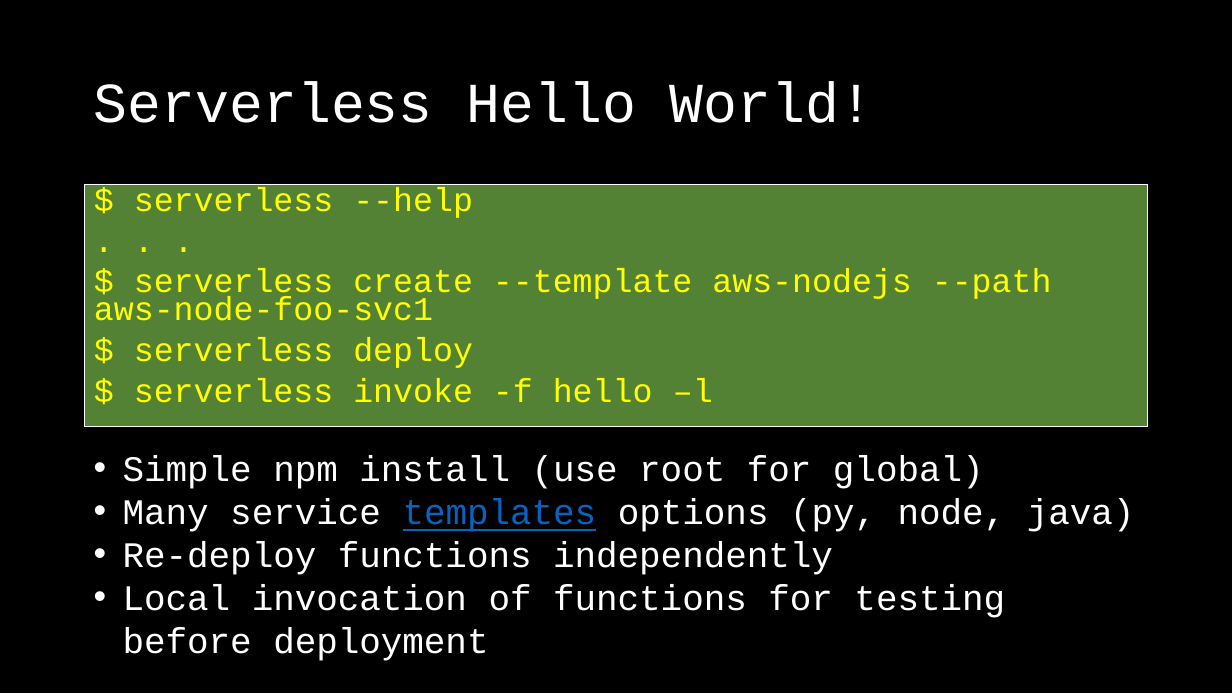
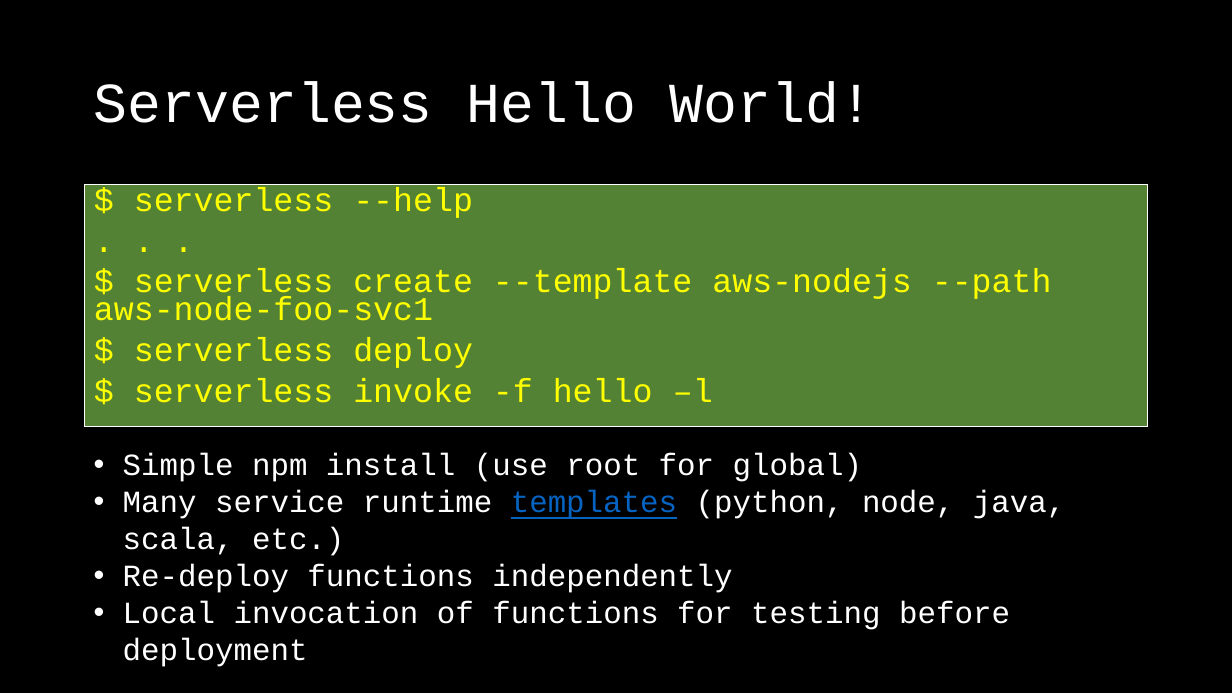
Before and after one commit to rsnestor/slac, a slide deck: slide 13 of doc/slac_slides.pptx (slide 9 before the commit). Drawn at 1232x693 pixels with LibreOffice and Linux fonts; fonts in the diff are those of the drawing. Boxes give left, top, right and bottom in pixels: in the first picture for what was removed or moved away, otherwise in the second. Text is boxed around its words. In the diff, an @@ line names an element or a change of style, - is before the commit and + after.

```diff
--- a/doc/slac_slides.pptx
+++ b/doc/slac_slides.pptx
@@ text at bbox=[123, 453, 1010, 667]: size 28 to 24 pt in "Simple npm install (use root for global)", "Re-deploy functions independently", "Local invocation of functions for testing before ..." @@
@@ text at bbox=[123, 490, 1065, 556]: text changed; size 28 to 24 pt @@
-• Many service templates options (py, node, java)
+• Many service runtime templates (python, node, java, scala, etc.)
```
Also in this commit, not shown: 4 other slides changed, 10 slides added, 1 slide removed, 9 other files.
